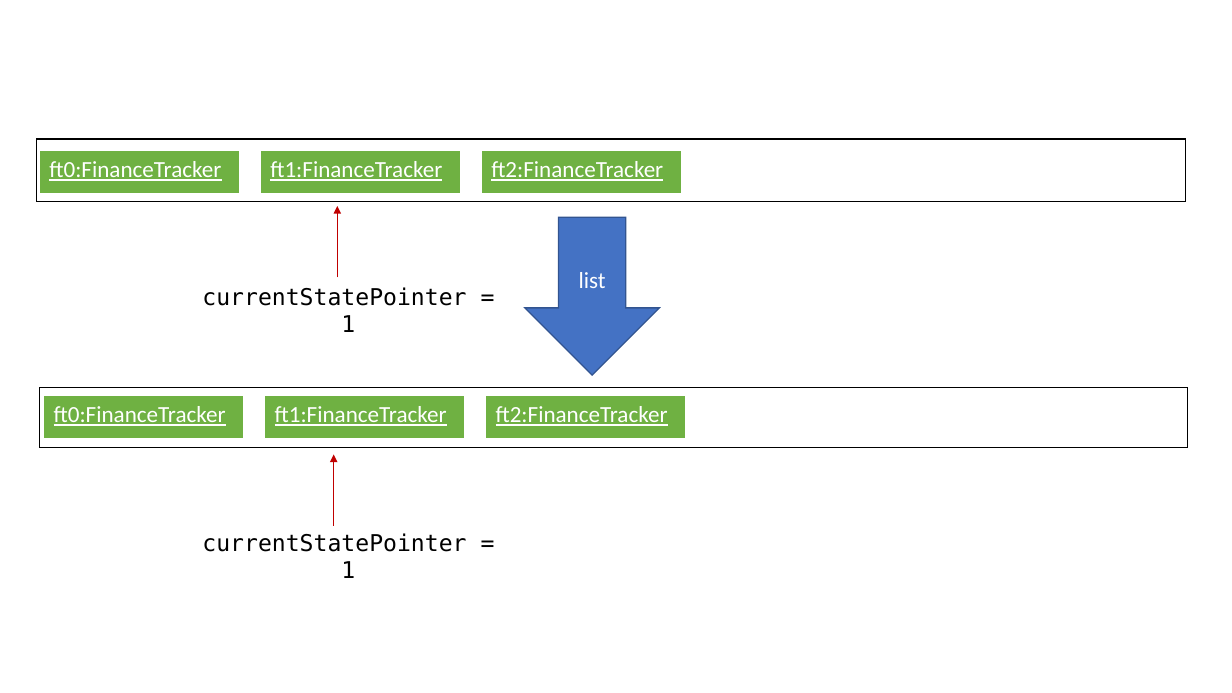
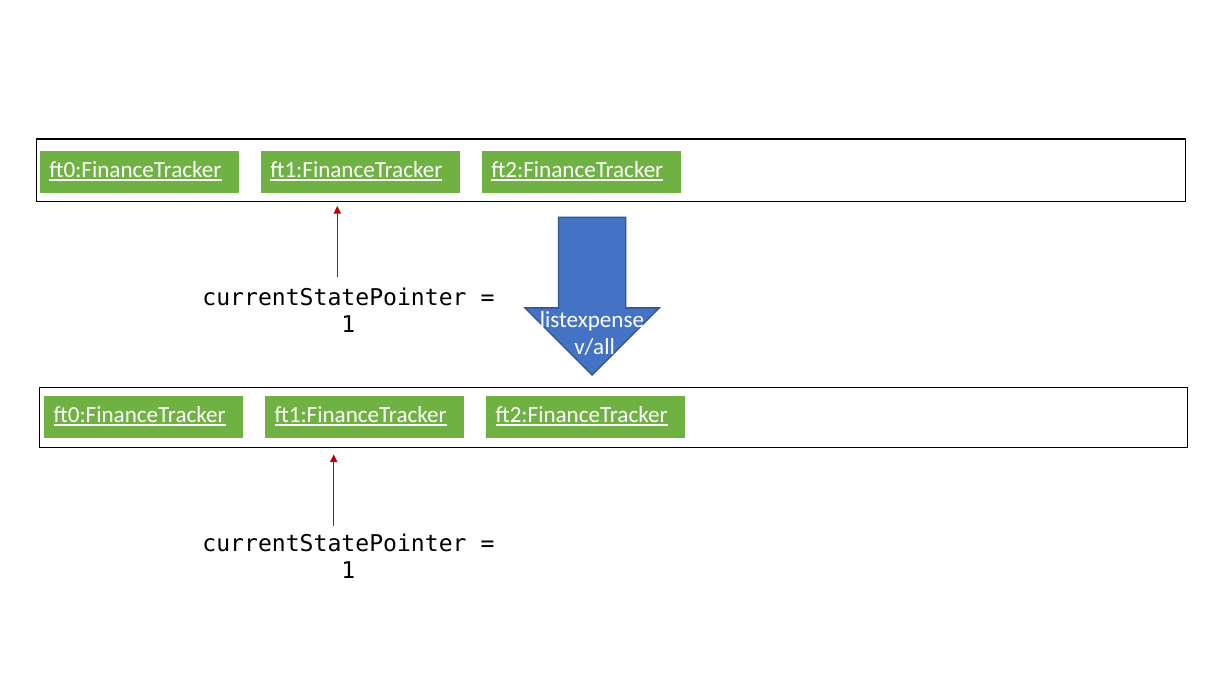
Before and after one commit to zht96830/main, a slide deck: slide 1 of docs/diagrams/UndoRedoNewCommand3StateListDiagram.pptx. Drawn at 1232x693 pixels with LibreOffice and Linux fonts; fonts in the diff are those of the drawing. Boxes give left, top, right and bottom in pixels: in the first picture for what was removed or moved away, otherwise in the second. Text is boxed around its words. In the diff, an @@ line names an element or a change of style, - is before the commit and + after.

```diff
--- a/docs/diagrams/UndoRedoNewCommand3StateListDiagram.pptx
+++ b/docs/diagrams/UndoRedoNewCommand3StateListDiagram.pptx
@@ text in down arrow at [579, 272, 606, 288]: text removed @@
-list
@@ text added at [540, 307, 644, 361], 18 pt, text #FFFFFF @@
+listexpense
+v/all
```
Also in this commit, not shown: 3 other files.
